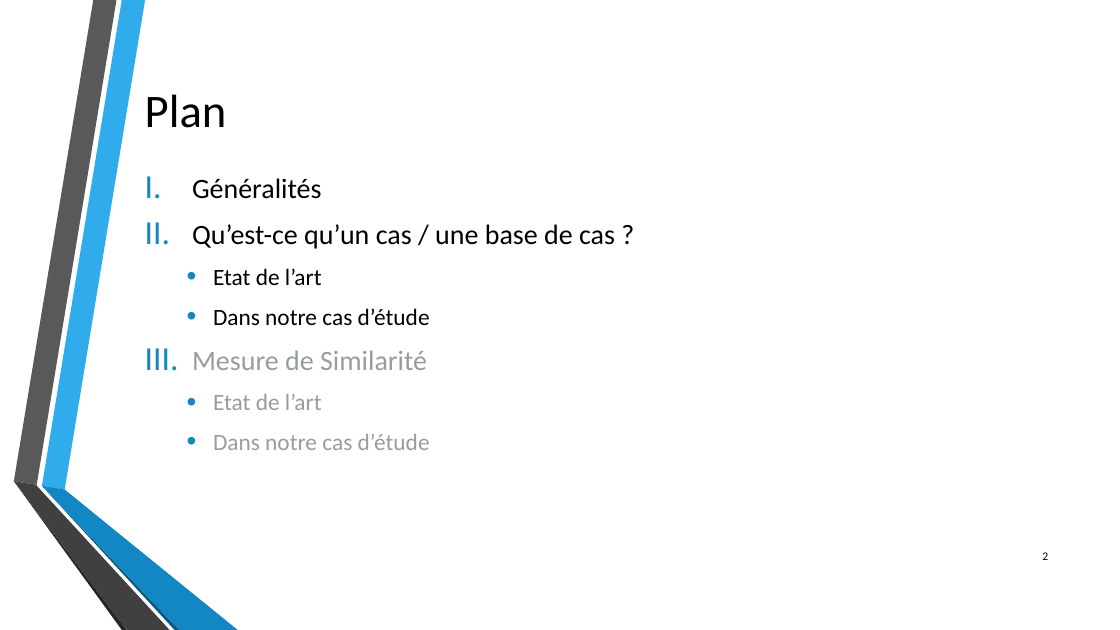
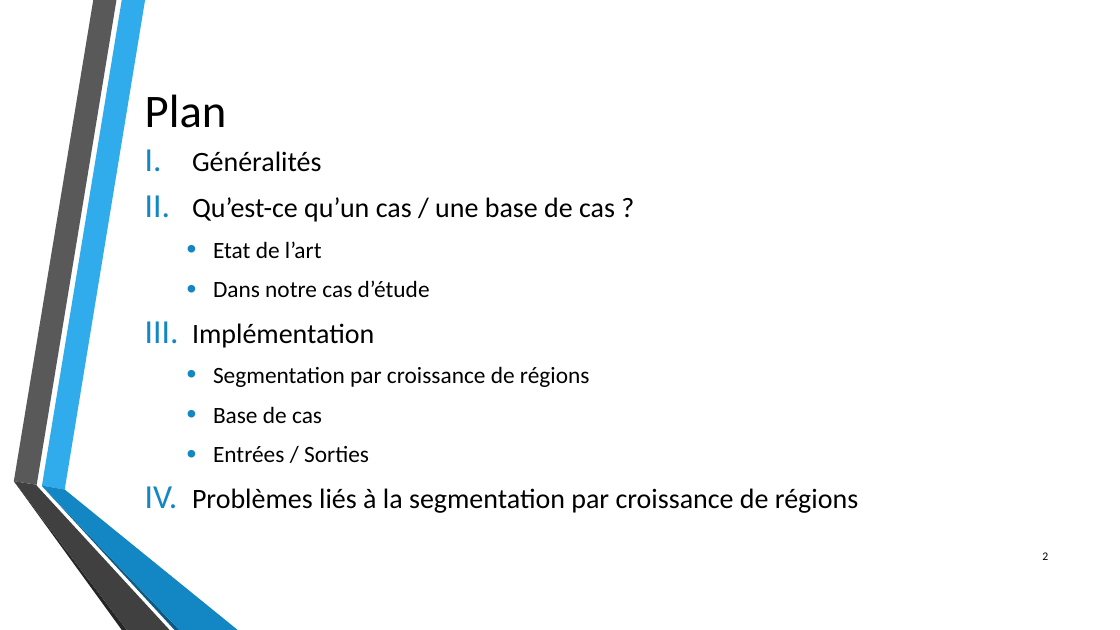
Before and after one commit to byZipo/Dossiers-Stage, a slide deck: slide 2 of Travail_realise/Presentations/Utilisation_du_RaPC_pour_la_segmentation_d_images.pptx. Drawn at 1120x630 pixels with LibreOffice and Linux fonts; fonts in the diff are those of the drawing; background and template pictures are left out. Boxes give left, top, right and bottom in pixels: in the first picture for what was removed or moved away, otherwise in the second. Text is boxed around its words. In the diff, an @@ line names an element or a change of style, - is before the commit and + after.

```diff
--- a/Travail_realise/Presentations/Utilisation_du_RaPC_pour_la_segmentation_d_images.pptx
+++ b/Travail_realise/Presentations/Utilisation_du_RaPC_pour_la_segmentation_d_images.pptx
@@ text "Généralités": place and size @@
-text "Généralités" at box(192, 178, 615, 450)
+text "Généralités" at box(192, 151, 858, 513)
@@ text at box(192, 323, 858, 513): text changed; size 20 to 24 pt; text colour #979D9F to #000000 @@
-III. Mesure de Similarité
-  • Etat de l’art
-  • Dans notre cas d’étude
+III. Implémentation
+  • Segmentation par croissance de régions
+  • Base de cas
+  • Entrées / Sorties
+IV. Problèmes liés à la segmentation par croissance de régions
```
Also in this commit, not shown: 2 slides added, 1 other file.
